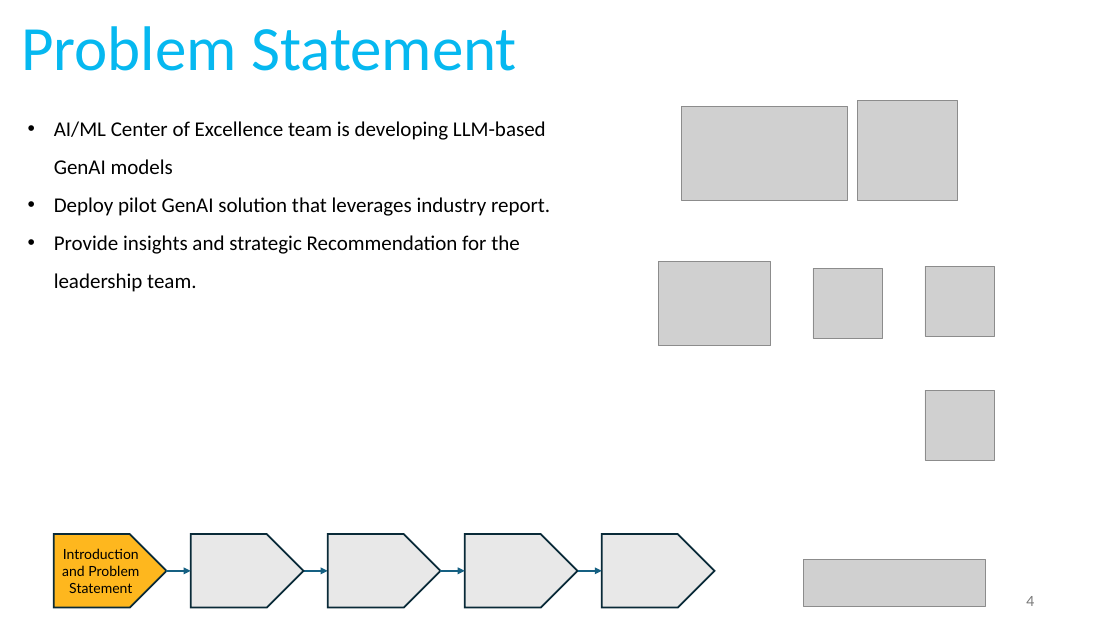
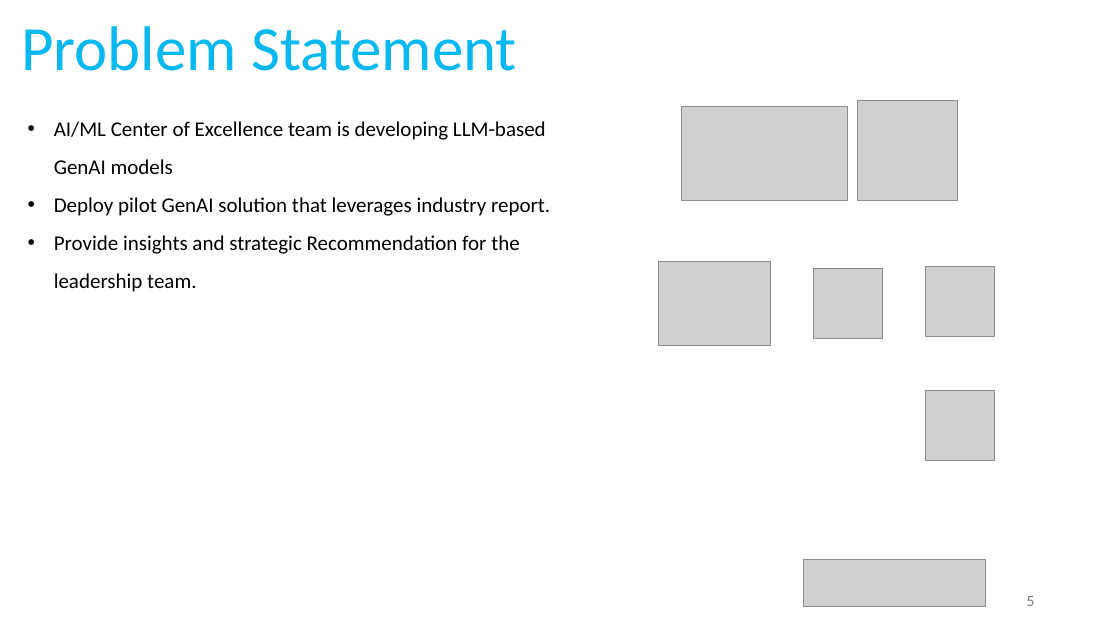
Before and after one commit to ShayanCanty/CaseStudy, a slide deck: slide 5 of casestudy.pptx (slide 4 before the commit). Drawn at 1120x630 pixels with LibreOffice and Linux fonts; fonts in the diff are those of the drawing; grey boxes stand for pictures. Boxes give left, top, right and bottom in pixels: in the first picture for what was removed or moved away, otherwise in the second. Text is boxed around its words. In the diff, an @@ line names an element or a change of style, - is before the commit and + after.

Commit message:
ppt

```diff
--- a/casestudy.pptx
+++ b/casestudy.pptx
@@ group removed at bbox=[54, 534, 714, 608]: 5 pentagon arrows, 4 arrows @@
-Introduction and Problem Statement
@@ page number at bbox=[1026, 596, 1034, 606]: text changed @@
-4
+5
```
Also in this commit, not shown: 1 other slide changed, 26 slides added, 1 slide removed.
